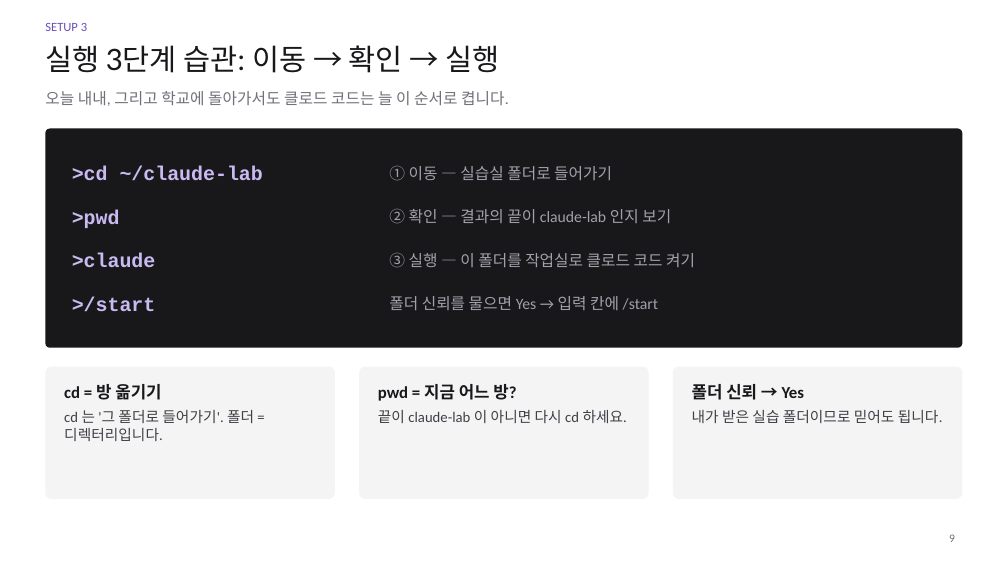
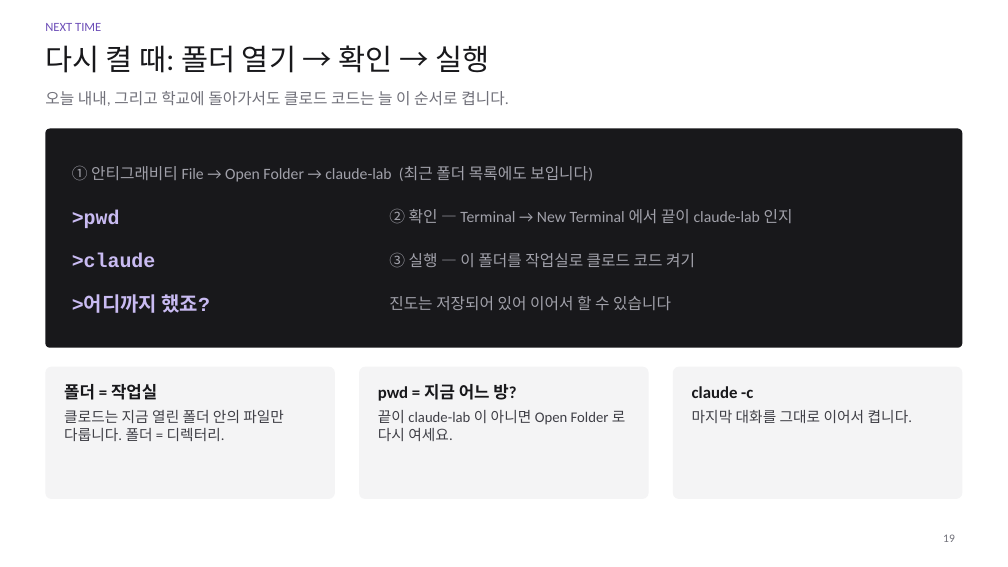
Before and after one commit to philosophyAIEDU/261107philosophy2, a slide deck: slide 19 of instructor/slides/클로드코드_실습실_진행슬라이드.pptx (slide 9 before the commit). Drawn at 1008x567 pixels with LibreOffice and Linux fonts; fonts in the diff are those of the drawing. Boxes give left, top, right and bottom in pixels: in the first picture for what was removed or moved away, otherwise in the second. Text is boxed around its words. In the diff, an @@ line names an element or a change of style, - is before the commit and + after.

```diff
--- a/instructor/slides/클로드코드_실습실_진행슬라이드.pptx
+++ b/instructor/slides/클로드코드_실습실_진행슬라이드.pptx
@@ text at [45, 23, 101, 31]: text changed @@
-SETUP 3
+NEXT TIME
@@ title at [45, 45, 489, 73]: text changed @@
-실행 3단계 습관: 이동 → 확인 → 실행
+다시 켤 때: 폴더 열기 → 확인 → 실행
@@ text removed at [72, 166, 263, 181] @@
->cd ~/claude-lab
@@ text added at [72, 166, 593, 182], 15 pt, text #A1A1AA @@
+① 안티그래비티 File → Open Folder → claude-lab (최근 폴더 목록에도 보입니다)
@@ text removed at [389, 166, 612, 181] @@
-① 이동 — 실습실 폴더로 들어가기
@@ text at [389, 209, 793, 224]: text changed @@
-② 확인 — 결과의 끝이 claude-lab 인지 보기
+② 확인 — Terminal → New Terminal 에서 끝이 claude-lab 인지
@@ text at [72, 294, 210, 313]: text changed @@
->/start
+>어디까지 했죠?
@@ text at [389, 296, 671, 310]: text changed @@
-폴더 신뢰를 물으면 Yes → 입력 칸에 /start
+진도는 저장되어 있어 이어서 할 수 있습니다
@@ text at [64, 384, 284, 441]: text changed @@
-cd = 방 옮기기
-cd 는 '그 폴더로 들어가기'. 폴더 = 디렉터리입니다.
+폴더 = 작업실
+클로드는 지금 열린 폴더 안의 파일만 다룹니다. 폴더 = 디렉터리.
@@ text at [692, 386, 912, 423]: text changed @@
-폴더 신뢰 → Yes
-내가 받은 실습 폴더이므로 믿어도 됩니다.
+claude -c
+마지막 대화를 그대로 이어서 켭니다.
@@ text at [378, 410, 626, 441]: text changed @@
-끝이 claude-lab 이 아니면 다시 cd 하세요.
+끝이 claude-lab 이 아니면 Open Folder 로 다시 여세요.
@@ page number at [943, 534, 955, 542]: text changed @@
-9
+19
```
Also in this commit, not shown: 4 other slides changed, 12 slides added, 2 slides removed.
